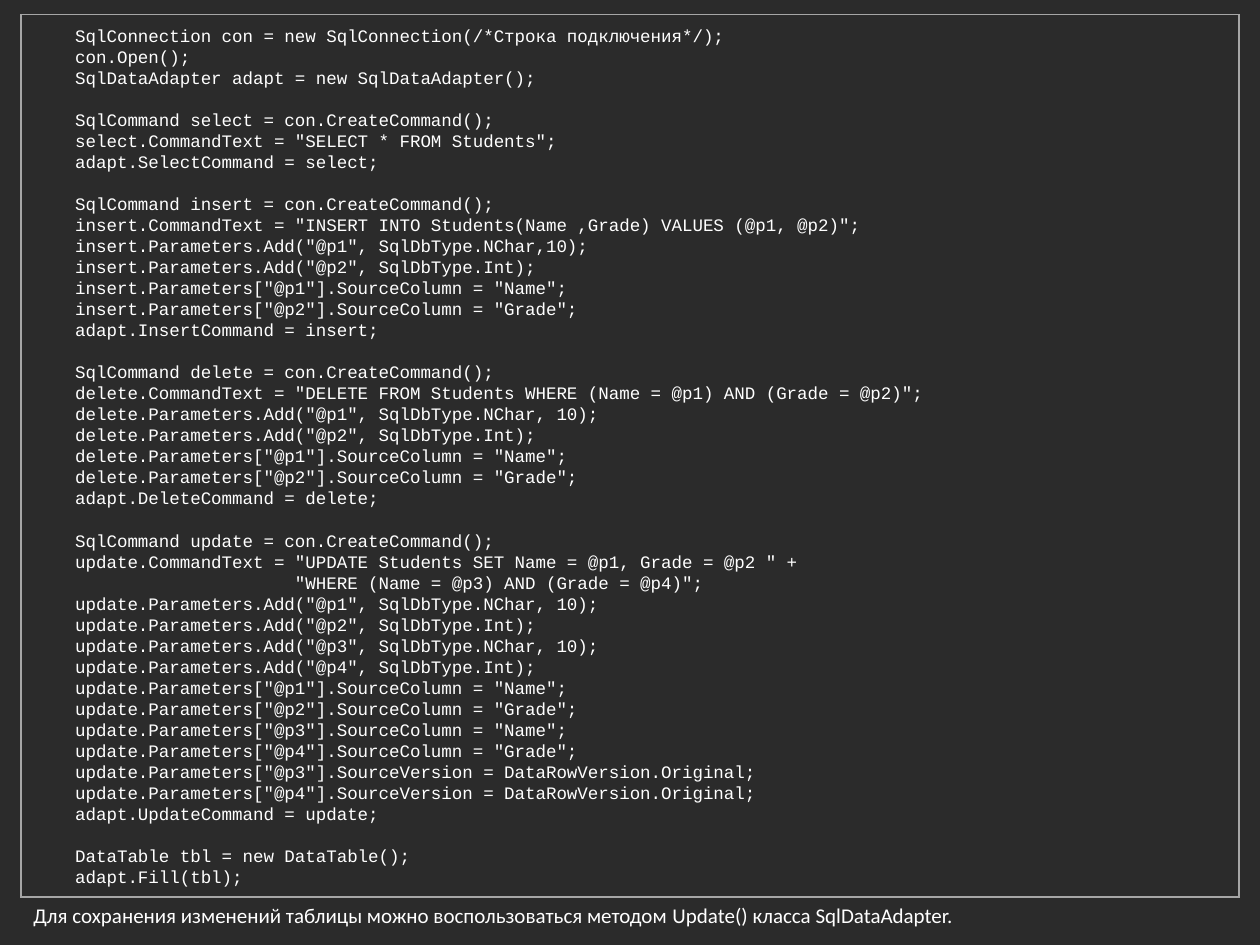
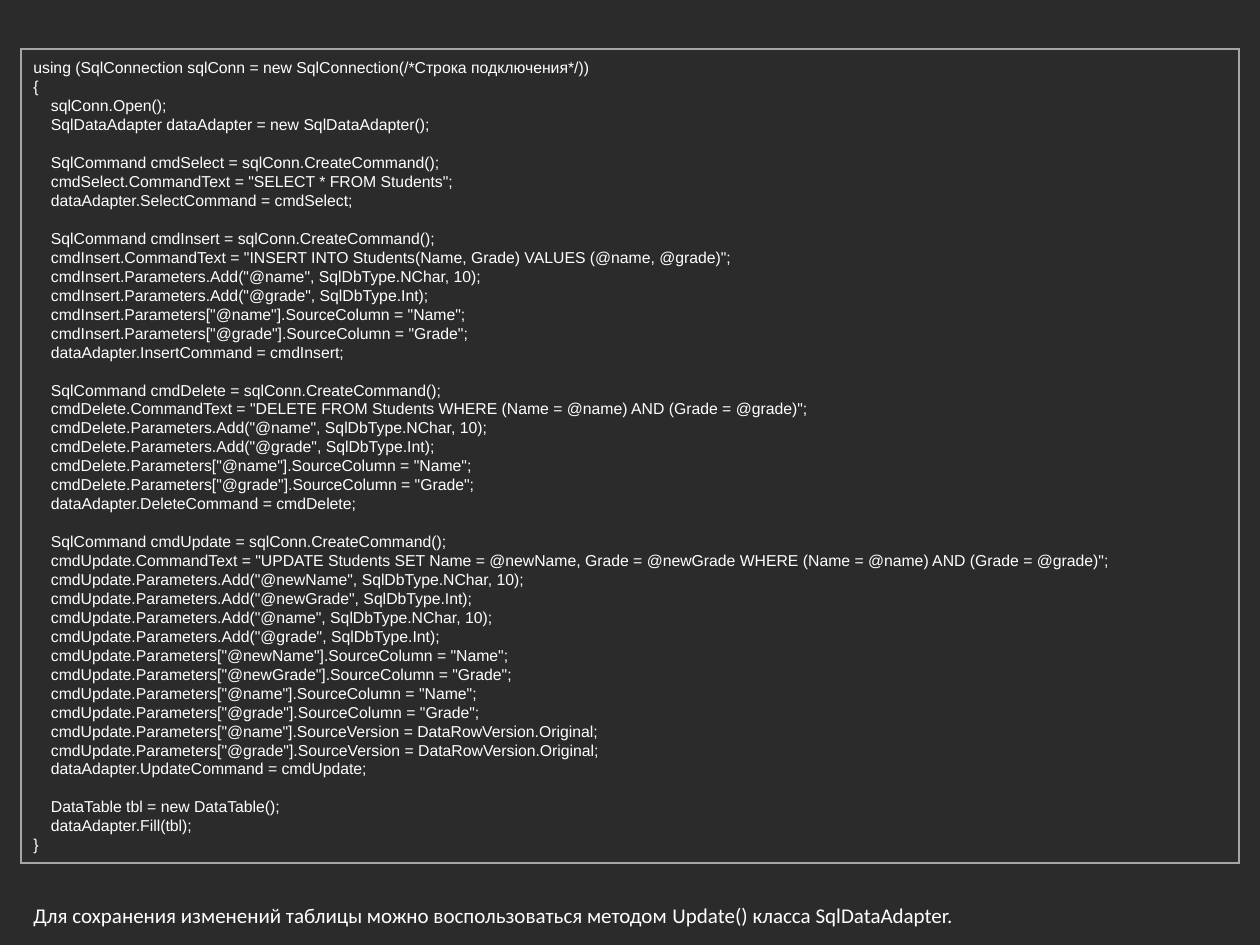
Before and after one commit to bazile/Training, a slide deck: slide 31 of Presentation/lesson-10-adonet.pptx. Drawn at 1260x945 pixels with LibreOffice and Linux fonts; fonts in the diff are those of the drawing; background and template pictures are left out; a plain dark background stands for a picture behind light text. Boxes give left, top, right and bottom in pixels: in the first picture for what was removed or moved away, otherwise in the second. Text is boxed around its words. In the diff, an @@ line names an element or a change of style, - is before the commit and + after.

```diff
--- a/Presentation/lesson-10-adonet.pptx
+++ b/Presentation/lesson-10-adonet.pptx
@@ rectangle "using (SqlConnection sqlConn = new ...": place and size @@
-rectangle "using (SqlConnection sqlConn = new ..." at (21, 15, 1240, 897)
+rectangle "using (SqlConnection sqlConn = new ..." at (21, 49, 1240, 863)
@@ text in rectangle at (33, 61, 1108, 778): text changed; size 10 to 9 pt; font Courier New to Arial @@
-SqlConnection con = new SqlConnection(/*Строка подключения*/);
-con.Open();
-SqlDataAdapter adapt = new SqlDataAdapter();
-SqlCommand select = con.CreateCommand();
-select.CommandText = "SELECT * FROM Students";
-adapt.SelectCommand = select;
-SqlCommand insert = con.CreateCommand();
-insert.CommandText = "INSERT INTO Students(Name ,Grade) VALUES (@p1, @p2)";
-insert.Parameters.Add("@p1", SqlDbType.NChar,10);
-insert.Parameters.Add("@p2", SqlDbType.Int);
-insert.Parameters["@p1"].SourceColumn = "Name";
-insert.Parameters["@p2"].SourceColumn = "Grade";
-adapt.InsertCommand = insert;
-SqlCommand delete = con.CreateCommand();
-delete.CommandText = "DELETE FROM Students WHERE (Name = @p1) AND (Grade = @p2)";
-delete.Parameters.Add("@p1", SqlDbType.NChar, 10);
-delete.Parameters.Add("@p2", SqlDbType.Int);
-delete.Parameters["@p1"].SourceColumn = "Name";
-delete.Parameters["@p2"].SourceColumn = "Grade";
-adapt.DeleteCommand = delete;
-SqlCommand update = con.CreateCommand();
-update.CommandText = "UPDATE Students SET Name = @p1, Grade = @p2 " +
-"WHERE (Name = @p3) AND (Grade = @p4)";
-update.Parameters.Add("@p1", SqlDbType.NChar, 10);
-update.Parameters.Add("@p2", SqlDbType.Int);
-update.Parameters.Add("@p3", SqlDbType.NChar, 10);
-update.Parameters.Add("@p4", SqlDbType.Int);
-update.Parameters["@p1"].SourceColumn = "Name";
-update.Parameters["@p2"].SourceColumn = "Grade";
-update.Parameters["@p3"].SourceColumn = "Name";
-update.Parameters["@p4"].SourceColumn = "Grade";
-update.Parameters["@p3"].SourceVersion = DataRowVersion.Original;
-update.Parameters["@p4"].SourceVersion = DataRowVersion.Original;
-adapt.UpdateCommand = update;
+using (SqlConnection sqlConn = new SqlConnection(/*Строка подключения*/))
+{
+sqlConn.Open();
+SqlDataAdapter dataAdapter = new SqlDataAdapter();
+SqlCommand cmdSelect = sqlConn.CreateCommand();
+cmdSelect.CommandText = "SELECT * FROM Students";
+dataAdapter.SelectCommand = cmdSelect;
+SqlCommand cmdInsert = sqlConn.CreateCommand();
+cmdInsert.CommandText = "INSERT INTO Students(Name, Grade) VALUES (@name, @grade)";
+cmdInsert.Parameters.Add("@name", SqlDbType.NChar, 10);
+cmdInsert.Parameters.Add("@grade", SqlDbType.Int);
+cmdInsert.Parameters["@name"].SourceColumn = "Name";
+cmdInsert.Parameters["@grade"].SourceColumn = "Grade";
+dataAdapter.InsertCommand = cmdInsert;
+SqlCommand cmdDelete = sqlConn.CreateCommand();
+cmdDelete.CommandText = "DELETE FROM Students WHERE (Name = @name) AND (Grade = @grade)";
+cmdDelete.Parameters.Add("@name", SqlDbType.NChar, 10);
+cmdDelete.Parameters.Add("@grade", SqlDbType.Int);
+cmdDelete.Parameters["@name"].SourceColumn = "Name";
+cmdDelete.Parameters["@grade"].SourceColumn = "Grade";
+dataAdapter.DeleteCommand = cmdDelete;
+SqlCommand cmdUpdate = sqlConn.CreateCommand();
+cmdUpdate.CommandText = "UPDATE Students SET Name = @newName, Grade = @newGrade WHERE (Name = @name) AND (Grade = @grade)";
+cmdUpdate.Parameters.Add("@newName", SqlDbType.NChar, 10);
+cmdUpdate.Parameters.Add("@newGrade", SqlDbType.Int);
+cmdUpdate.Parameters.Add("@name", SqlDbType.NChar, 10);
+cmdUpdate.Parameters.Add("@grade", SqlDbType.Int);
+cmdUpdate.Parameters["@newName"].SourceColumn = "Name";
+cmdUpdate.Parameters["@newGrade"].SourceColumn = "Grade";
+cmdUpdate.Parameters["@name"].SourceColumn = "Name";
+cmdUpdate.Parameters["@grade"].SourceColumn = "Grade";
+cmdUpdate.Parameters["@name"].SourceVersion = DataRowVersion.Original;
+cmdUpdate.Parameters["@grade"].SourceVersion = DataRowVersion.Original;
+dataAdapter.UpdateCommand = cmdUpdate;
@@ text in rectangle at (51, 800, 280, 816): size 10 to 9 pt, font Courier New to Arial in "DataTable tbl = new DataTable();" @@
@@ text in rectangle at (51, 819, 192, 835): text changed; size 10 to 9 pt; font Courier New to Arial @@
-adapt.Fill(tbl);
+dataAdapter.Fill(tbl);
+}
```
Also in this commit, not shown: 9 other slides changed.
